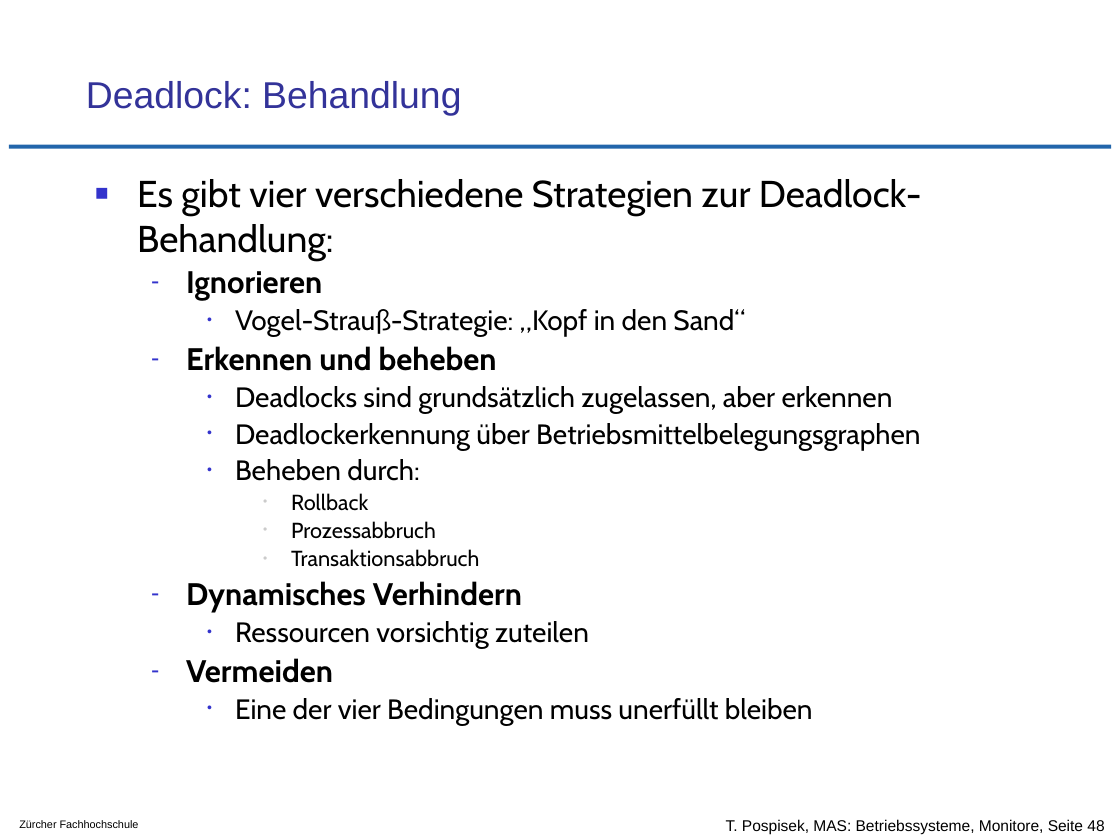
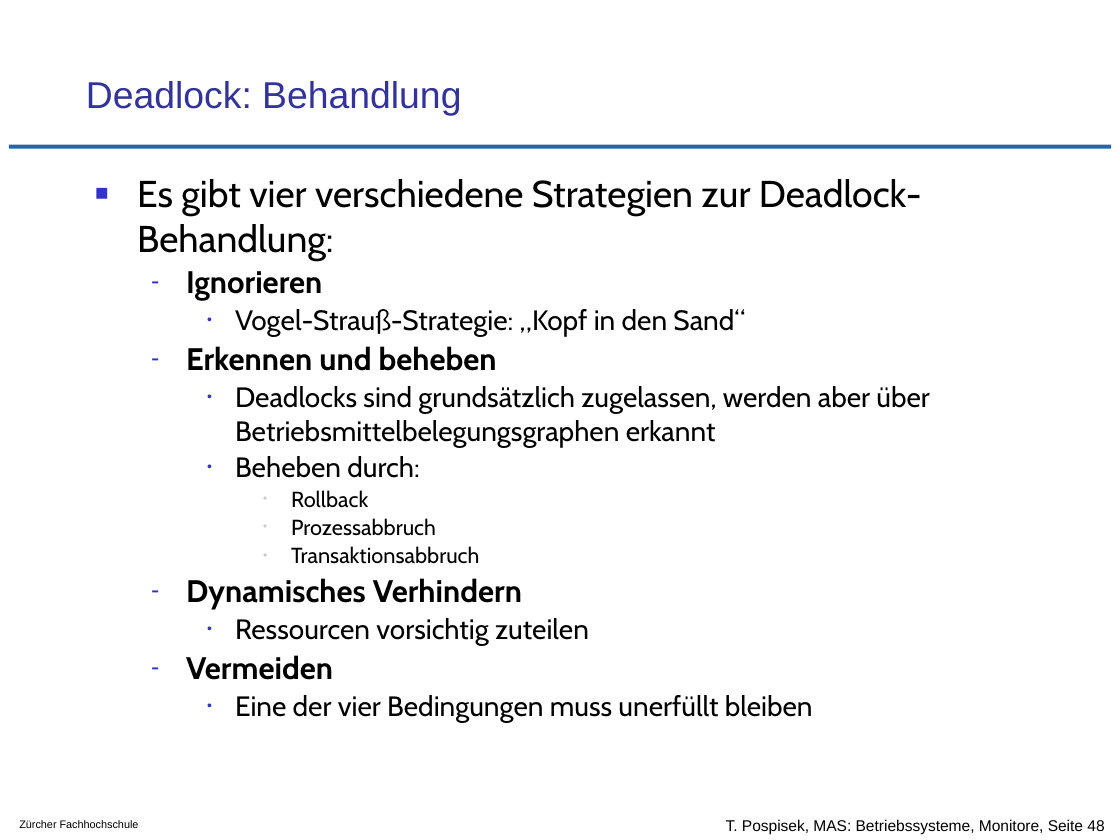
Before and after one commit to tpo/betriebssysteme, a slide deck: slide 48 of 08_Koordination_und_Synchronisation_Monitore.odp. Drawn at 1120x840 pixels with LibreOffice and Linux fonts; fonts in the diff are those of the drawing; background and template pictures are left out. Boxes give left, top, right and bottom in pixels: in the first picture for what was removed or moved away, otherwise in the second. Text is boxed around its words. In the diff, an @@ line names an element or a change of style, - is before the commit and + after.

```diff
--- a/08_Koordination_und_Synchronisation_Monitore.odp
+++ b/08_Koordination_und_Synchronisation_Monitore.odp
@@ text at [235,386,930,447]: text changed @@
-    • Deadlocks sind grundsätzlich zugelassen, aber erkennen
-    • Deadlockerkennung über Betriebsmittelbelegungsgraphen
+    • Deadlocks sind grundsätzlich zugelassen, werden aber über Betriebsmittelbelegungsgraphen erkannt
```
Also in this commit, not shown: 5 other slides changed, 5 other files.
